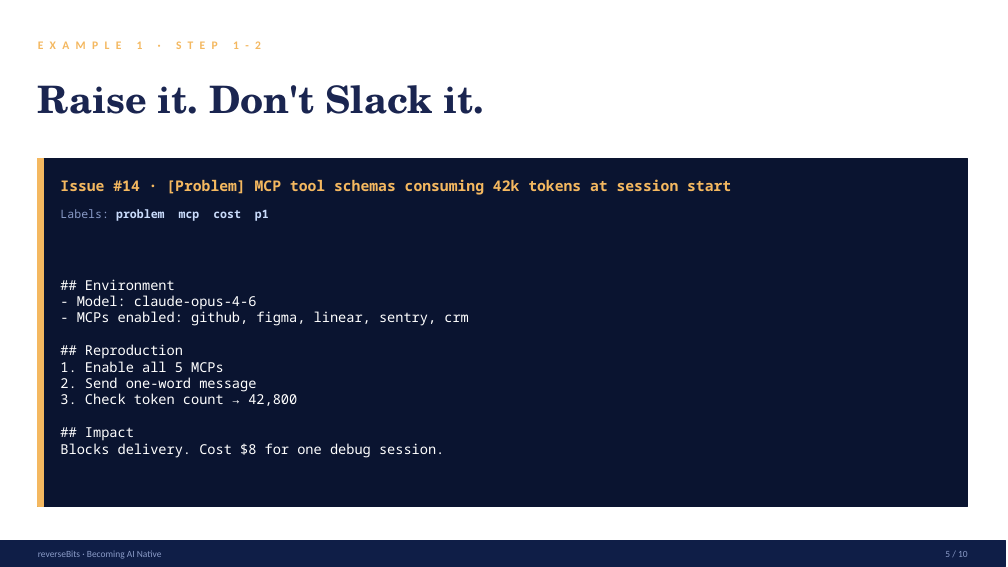
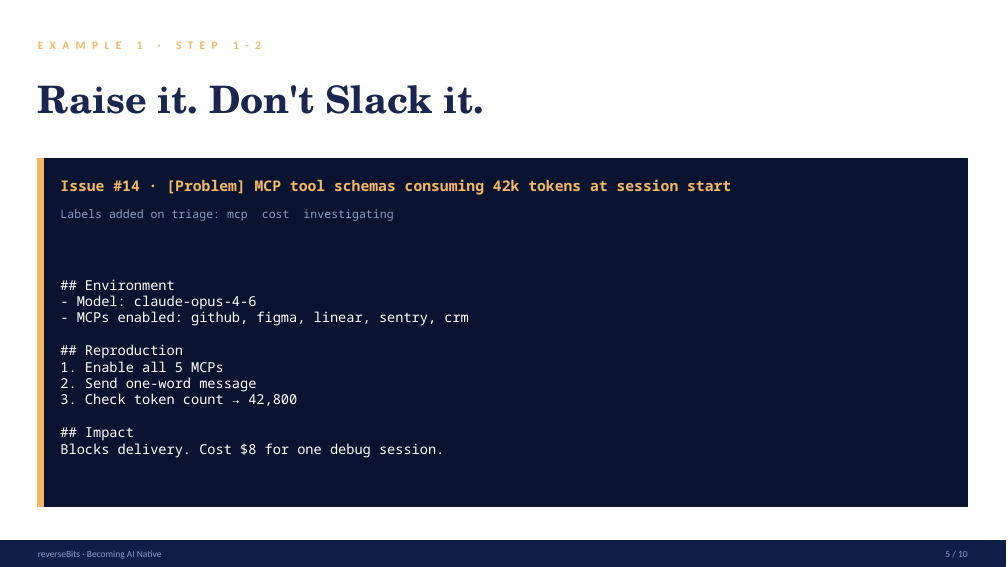
Before and after one commit to reverseBits/Becoming-AI-Native, a slide deck: slide 5 of Becoming-AI-Native-Team-Training.pptx. Drawn at 1008x567 pixels with LibreOffice and Linux fonts; fonts in the diff are those of the drawing. Boxes give left, top, right and bottom in pixels: in the first picture for what was removed or moved away, otherwise in the second. Text is boxed around its words. In the diff, an @@ line names an element or a change of style, - is before the commit and + after.

```diff
--- a/Becoming-AI-Native-Team-Training.pptx
+++ b/Becoming-AI-Native-Team-Training.pptx
@@ text at <box>60,209,393,221</box>: text changed; text colour #CADCFC to #8A9BC7; bold off @@
-Labels: problem mcp cost p1
+Labels added on triage: mcp cost investigating
```
Also in this commit, not shown: 2 other slides changed, 1 other file.
